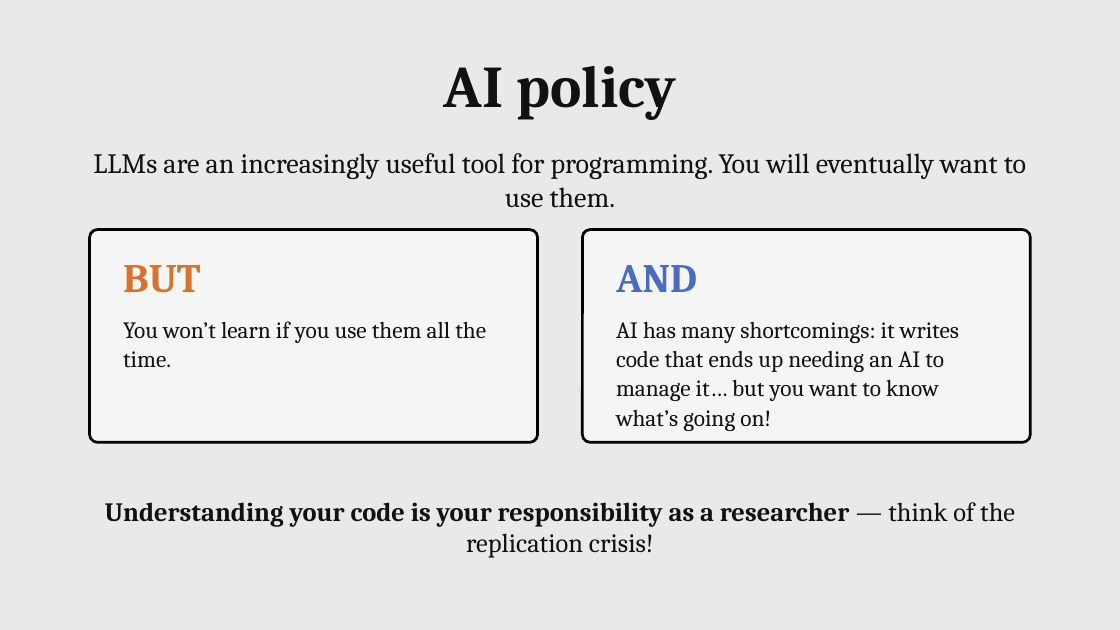
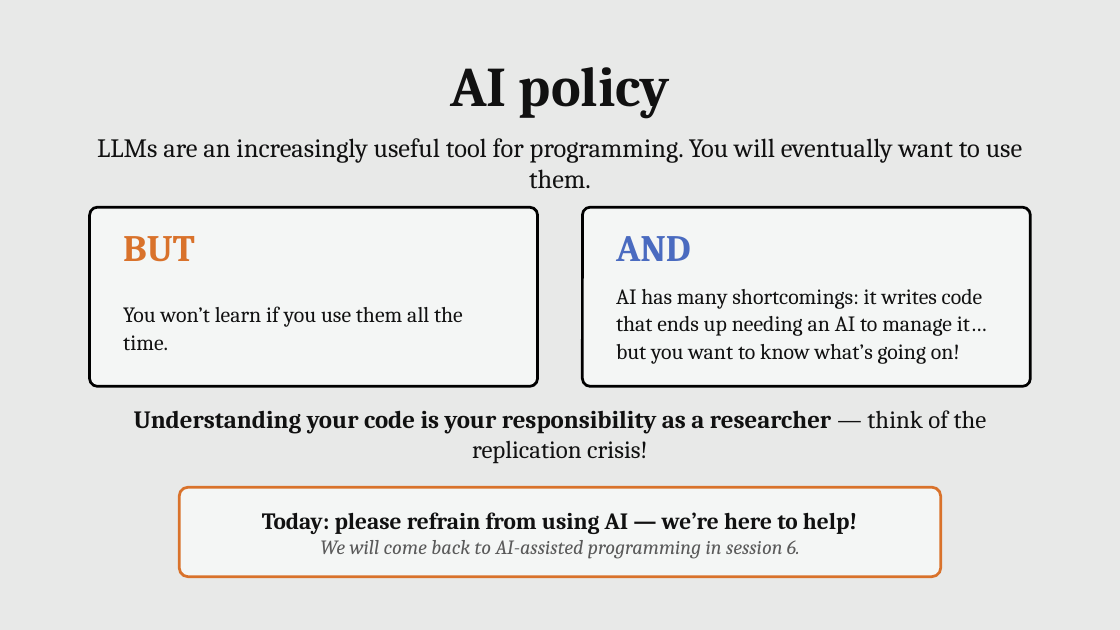
Before and after one commit to MaximeCaute/CogSupParis-Core-1, a slide deck: slide 4 of 2026-2027/S1/Session-01/Session_01_Course_introduction.odp. Drawn at 1120x630 pixels with LibreOffice and Linux fonts; fonts in the diff are those of the drawing. Boxes give left, top, right and bottom in pixels: in the first picture for what was removed or moved away, otherwise in the second. Text is boxed around its words. In the diff, an @@ line names an element or a change of style, - is before the commit and + after.

```diff
--- a/2026-2027/S1/Session-01/Session_01_Course_introduction.odp
+++ b/2026-2027/S1/Session-01/Session_01_Course_introduction.odp
@@ text "AI policy" at [450,67,670,119]: size 38 to 36 pt @@
@@ text "LLMs are an increasingly useful ...": place and size @@
-text "LLMs are an increasingly useful ..." at [93,153,1026,208]
+text "LLMs are an increasingly useful ..." at [97,138,1023,189]
@@ text "LLMs are an increasingly useful ..." at [97,138,1023,189]: size 18 to 17 pt; vertical alignment top to middle @@
@@ rounded rectangle: place and size @@
-rounded rectangle at [90,230,538,442]
+rounded rectangle at [90,207,538,386]
@@ rounded rectangle at [90,207,538,386]: proportions changed @@
@@ rounded rectangle at [582,207,1030,386]: proportions changed @@
@@ rounded rectangle: place and size @@
-rounded rectangle at [582,230,1030,442]
+rounded rectangle at [582,207,1030,386]
@@ text "BUT": place and size @@
-text "BUT" at [123,265,200,293]
+text "BUT" at [123,236,195,262]
@@ text "BUT" at [123,236,195,262]: size 26 to 24 pt @@
@@ text "AND" at [616,236,691,261]: size 26 to 24 pt @@
@@ text "AND": place and size @@
-text "AND" at [616,265,697,292]
+text "AND" at [616,236,691,261]
@@ text "You won’t learn if you ...": place and size @@
-text "You won’t learn if you ..." at [123,321,486,368]
+text "You won’t learn if you ..." at [123,306,463,351]
@@ text "You won’t learn if you ..." at [123,306,463,351]: size 15 to 14 pt; vertical alignment top to middle @@
@@ text "AI has many shortcomings: it ..." at [616,289,987,364]: size 15 to 14 pt; vertical alignment top to middle @@
@@ text "AI has many shortcomings: it ...": place and size @@
-text "AI has many shortcomings: it ..." at [616,322,959,431]
+text "AI has many shortcomings: it ..." at [616,289,987,364]
@@ text "Understanding your code is your ...": place and size @@
-text "Understanding your code is your ..." at [105,502,1015,558]
+text "Understanding your code is your ..." at [134,410,987,464]
@@ text "Understanding your code is your ..." at [134,410,987,464]: size 17 to 16 pt @@
@@ rounded rectangle added at [179,487,941,577], fill #F4F6F5, outline #D9722B 1.76 pt @@
@@ text added at [262,512,857,559], 13 pt, text #5A5A5A, italic @@
+Today: please refrain from using AI — we’re here to help!
+We will come back to AI-assisted programming in session 6.
```
Also in this commit, not shown: 6 other slides changed, 9 slides added, 5 slides removed.
